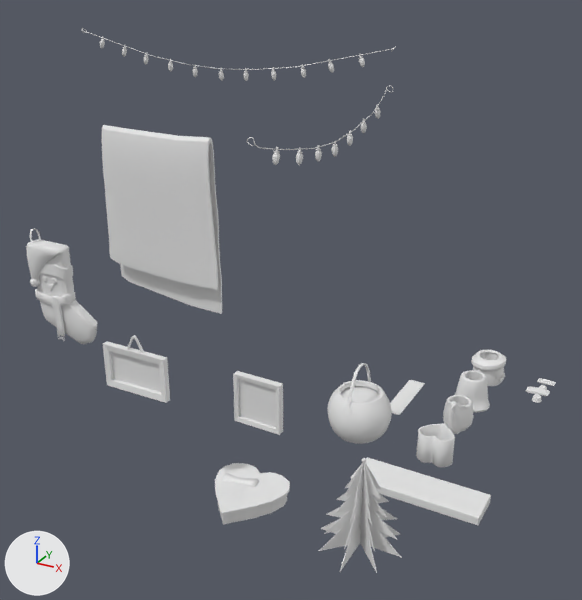
What one commit did to the FBX model Assets/_Assets/Models/Cultural Assets/Middle American/MidAmerican_Assets_01.fbx.
Camera for both pictures: a 50 mm lens placed at (0.16, -9.72, 3.37), pointed at (-2.54, -4.81, 0.92). Lighting does not change. The marker at lower left points along +X, +Y and +Z. The older version comes first. Where no turn or scale is listed for an object, it has been applied to the vertices. Vertices at exactly the same position are counted once.

In view in the first picture: 'Cube.023', 'cribbageBoard', 'deskPic_frame.002', 'ghostMug', 'hangingPic_frame.001', 'heartMug', 'jackOLantern', 'paperTree', 'plaidBlanket', 'santaMug', 'stocking', 'tukeryMug' and 8 more.
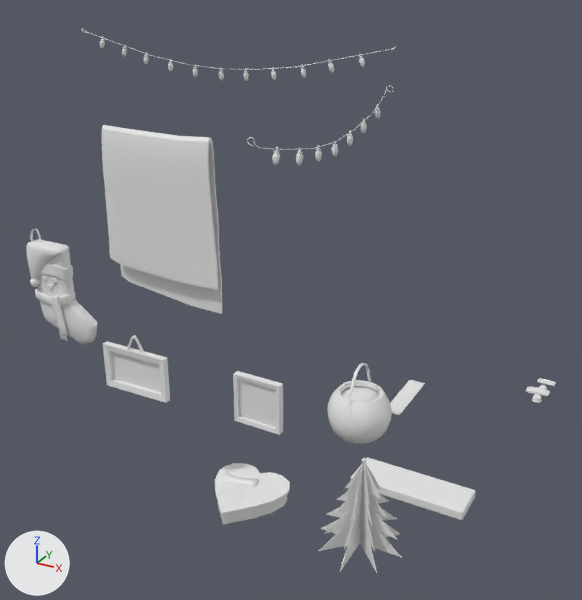
Where the change shows, as pixel boxes [x1, y1, x2, y2] in the pictures (582 x 600 px; the box of a moved part takes in the faces that stretch with it):
'cribbageBoard', moved, rescaled (11% narrower, 7% shorter): before [351, 457, 491, 525]; after [351, 457, 475, 520]
'heartMug', deleted: before [416, 423, 455, 467]
'ghostMug', deleted: before [455, 370, 490, 413]
'tukeryMug', deleted: before [443, 395, 473, 434]
'santaMug', deleted: before [471, 350, 506, 386]
part 1 of me_cube_161, moved or reshaped: before [30, 229, 41, 243]; after [30, 229, 43, 243]

The change in detail:
me_cube_161 is used by ob_stocking; location (-4.632, -5.078, 0.681).
me_cube_161 had 820 vertices, 709 faces and spanned x -0.307..0.307, y -0.085..0.085, z -0.503..0.503.
me_cube_161 now has 820 vertices, 709 faces and spans x -0.307..0.307, y -0.085..0.085, z -0.503..0.501.
me_cube_161 part 1: the loose piece of 64 vertices spanning x -0.273..-0.22, y -0.045..0.066, z 0.374..0.503 is multiplied about its middle by the matrix ((0.372, 0.91, -0.185), (-0.926, 0.379, 0.0), (0.07, 0.172, 0.983)), then moved by (0.007, 0.0, -0.002).
Other edits to the shape of me_cube_161 do not show in these pictures.
me_cube_216 is used by ob_cribbageboard; location (-1.233, -5.397, 0.034).
me_cube_216 had 24 vertices, 26 faces and spanned x -0.446..0.446, y -0.134..0.134, z -0.033..0.033.
me_cube_216 now has 24 vertices, 26 faces and spans x -0.446..0.342, y -0.134..0.134, z -0.033..0.033.
me_cube_216 part 2: the whole mesh is scaled about its middle by (0.883, 1, 1), then moved by (-0.052, 0.0, 0.0).
Object 'ghostMug' (ob_ghostmug) is deleted.
Object 'tukeryMug' (ob_tukerymug) is deleted.
Object 'santaMug' (ob_santamug) is deleted.
Object 'heartMug' (ob_heartmug) is deleted.
